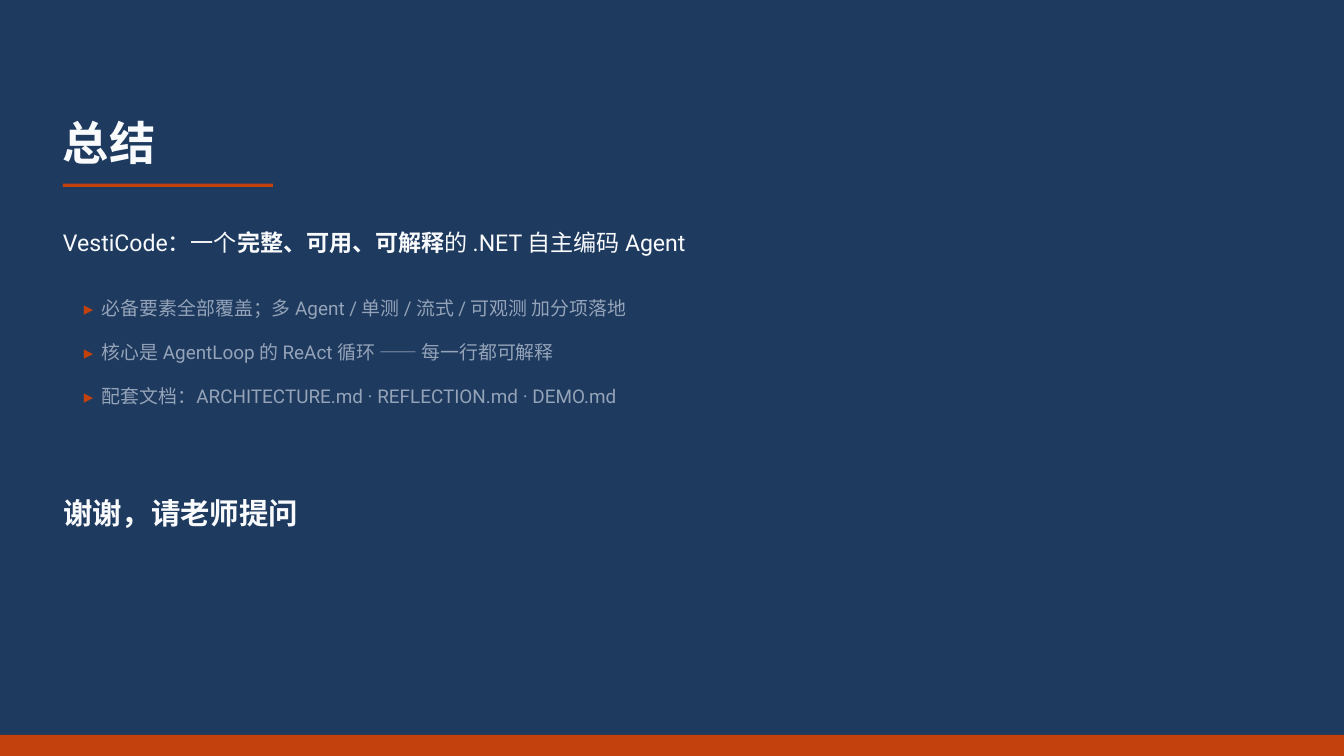
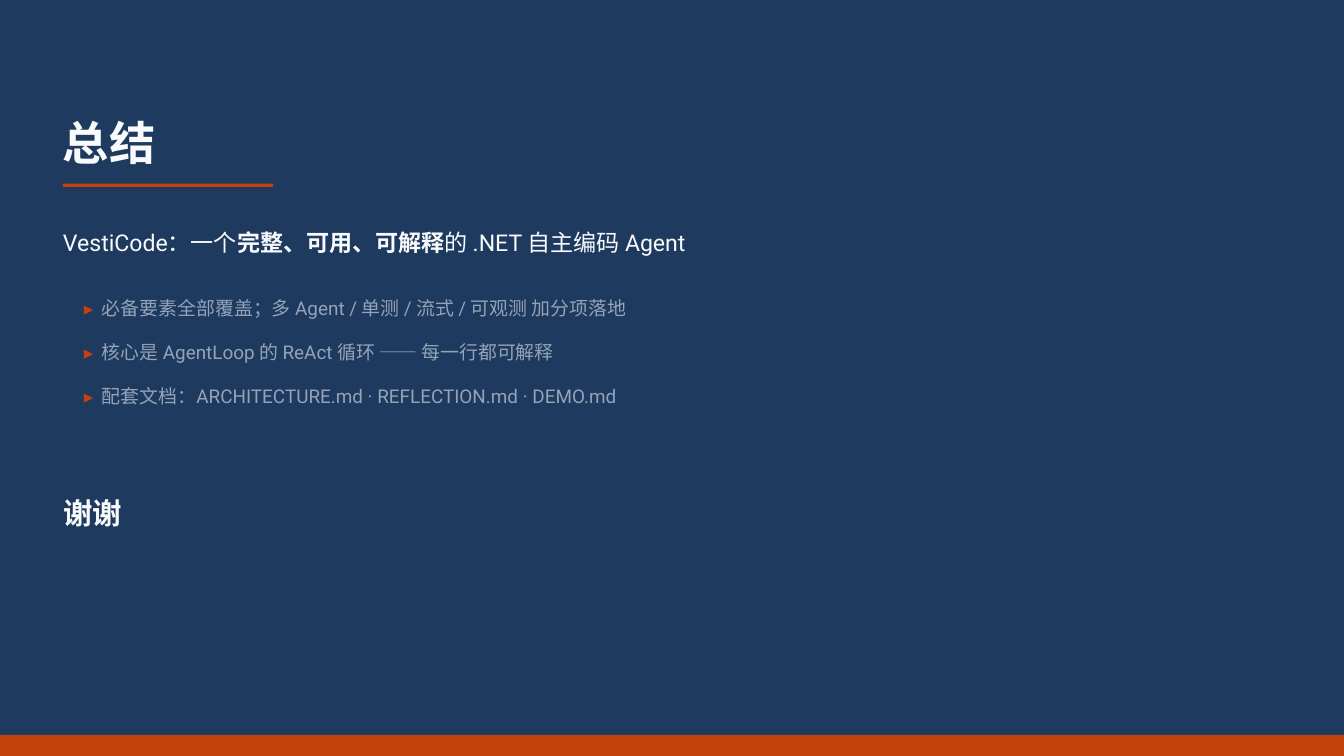
Before and after one commit to Vestigor/VestiCode, a slide deck: slide 18 of docs/VestiCode.pptx. Drawn at 1344x756 pixels with LibreOffice and Linux fonts; fonts in the diff are those of the drawing. Boxes give left, top, right and bottom in pixels: in the first picture for what was removed or moved away, otherwise in the second. Text is boxed around its words. In the diff, an @@ line names an element or a change of style, - is before the commit and + after.

```diff
--- a/docs/VestiCode.pptx
+++ b/docs/VestiCode.pptx
@@ text at bbox=[63, 499, 122, 527]: text changed @@
-谢谢，请老师提问
+谢谢
```
Also in this commit, not shown: 1 other slide changed, 9 other files.
